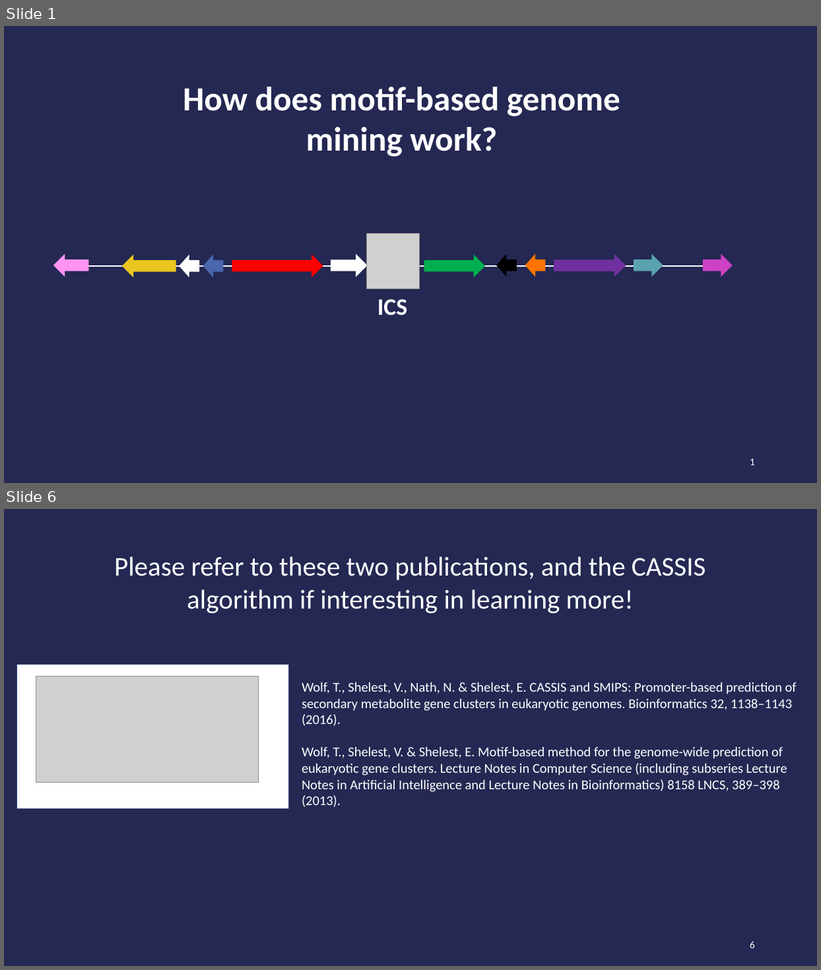
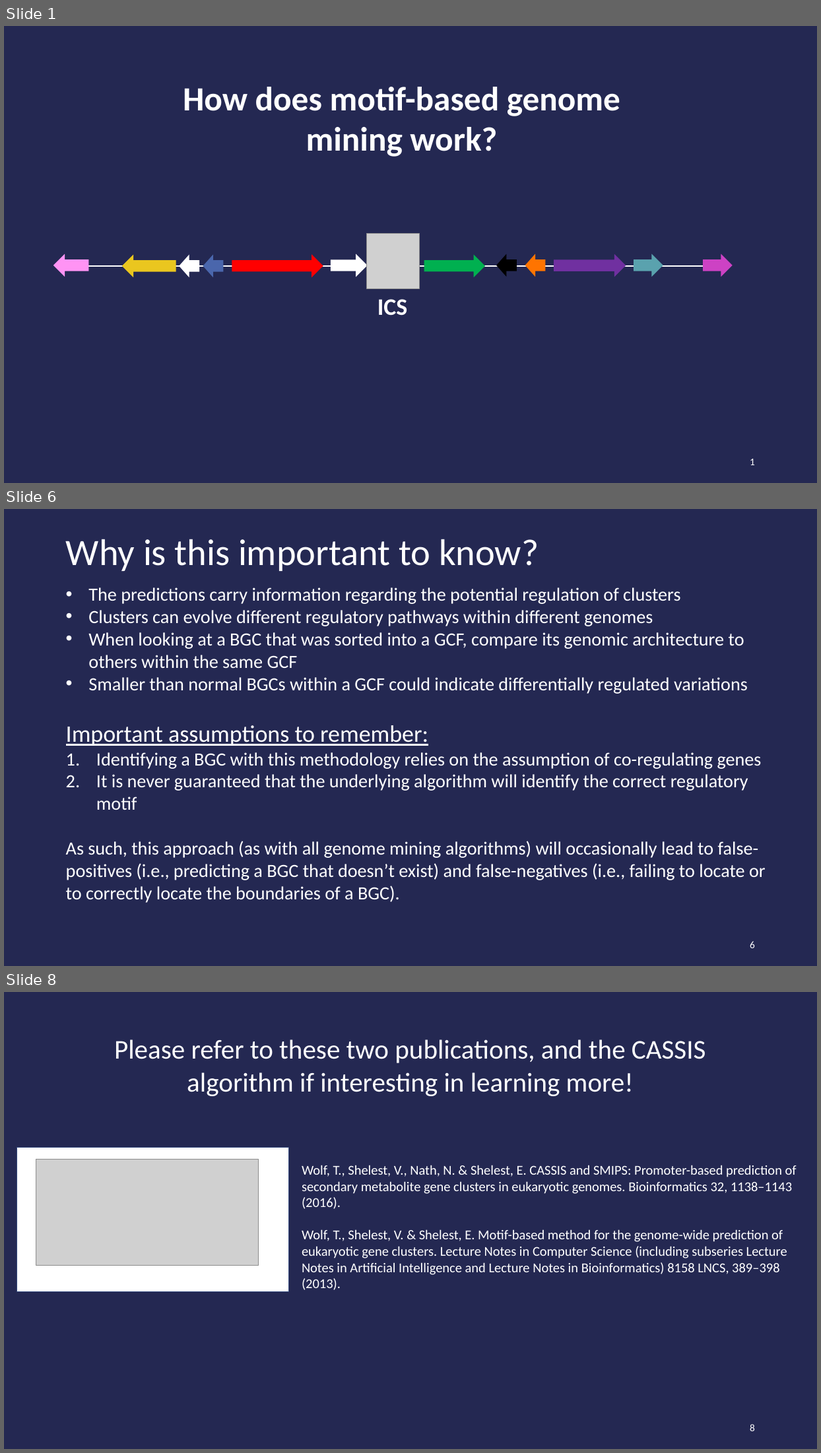
Before and after one commit to gnick18/FungalICS_Website, a slide deck: Images/CassisExplanation.pptx. Shown one above the other, each under a label of ours: slides 1 and 6 before the commit, slides 1, 6 and 8 after it; the slides between them are not shown. The pictures are 821x970 and 821x1453 pixels, drawn with LibreOffice and Linux fonts; fonts in the diff are those of the drawing; grey boxes stand for pictures. Boxes give left, top, right and bottom in pixels: in the first picture for what was removed or moved away, otherwise in the second. Text is boxed around its words. In the diff, an @@ line names an element or a change of style, - is before the commit and + after.

```diff
--- a/Images/CassisExplanation.pptx
+++ b/Images/CassisExplanation.pptx
@@ slide 6 added at <box>4,509,817,966</box>, background #242852 @@
@@ title added at <box>66,539,539,571</box>, 44 pt, text #FFFFFF @@
+Why is this important to know?
@@ text added at <box>66,588,766,903</box>, 22 pt, text #FFFFFF @@
+• The predictions carry information regarding the potential regulation of clusters
+• Clusters can evolve different regulatory pathways within different genomes
+• When looking at a BGC that was sorted into a GCF, compare its genomic architecture to others within the same GCF
+• Smaller than normal BGCs within a GCF could indicate differentially regulated variations
+Important assumptions to remember:
+1. Identifying a BGC with this methodology relies on the assumption of co-regulating genes
+2. It is never guaranteed that the underlying algorithm will identify the correct regulatory motif
+As such, this approach (as with all genome mining algorithms) will occasionally lead to false-positives (i.e., predicting a BGC that doesn’t exist) and false-negatives (i.e., failing to locate or to correctly locate the boundaries of a BGC).
@@ page number added at <box>750,941,755,949</box>, 12 pt, text #FFFFFF @@
+6
@@ what was slide 6 is now slide 8 @@
@@ page number at <box>750,1424,755,1432</box>: text changed @@
-6
+8
```
Also in this commit, not shown: 5 slides changed, 1 other slide added, 10 other files.
